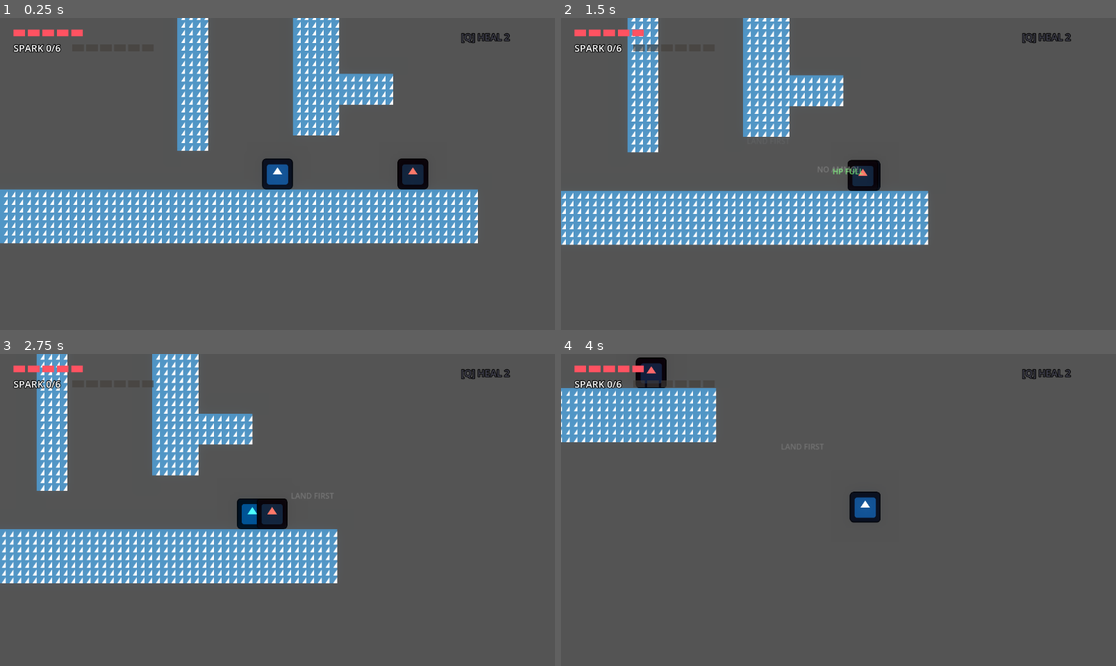
Above: before the commit, frames 1-4 (two rows, left to right).
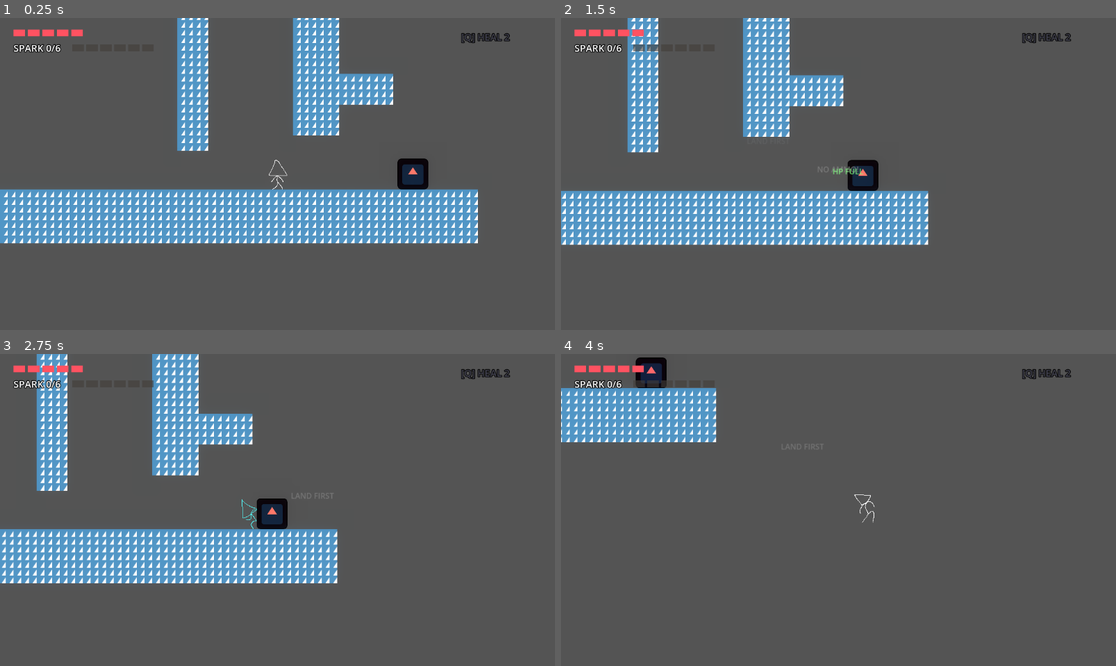
Above: after the commit, the same moments.

Repository: YllariSang/Action-Platformer-Prototype
Game: Godot game, scene res://Scenes/main.tscn
The game is run twice, just before and just after one commit, with the same random seed, the same clock (stepped at 60 frames per second) and the same inputs. The engine's default icon, where the game draws it, is replaced by a stand-in: a white triangle on a blue panel in a dark square.
Inputs (mouse positions are in pixels of both pictures, inside the frame that each line leads up to):
- Up to frame 1 (0.25 s): no input
- Up to frame 2 (1.5 s): tap Enter (ui_accept) at 0.5 s; move the mouse to (960, 158) at 0.52 s; press the mouse at (960, 158) at 0.53 s; hold D (right) from 0.53 s (still down); tap Space (jump) at 0.77 s; tap Q (heal) at 0.8, 1.35 s; move the mouse to (727, 189) at 1.27 s; release the mouse at (727, 189) at 1.28 s
- Up to frame 3 (2.75 s): tap Space (jump) at 1.52 s; click (166, 525) at 1.55 s; move the mouse to (333, 441) at 2.02 s; release D (right) at 2.03 s; press the mouse at (333, 441) at 2.03 s; hold A (left) from 2.03 s (still down); tap Q (heal) at 2.3 s
- Up to frame 4 (4 s): move the mouse to (810, 572) at 2.77 s; release A (left) at 2.78 s; release the mouse at (810, 572) at 2.78 s; hold D (right) from 2.78 s (still down); tap Shift (dash) at 2.85 s; tap Space (jump) at 3.02, 3.77 s; click (810, 572) at 3.05 s; move the mouse to (1005, 556) at 3.52 s; hold Q (heal) from 3.53 s (still down)

The runs differ from the first frame. In frame 1, 0.6% of the frame differs, in the area x 47-53%, y 44-56%; in frame 2, less than 0.1%; in frame 3, 0.4%; in frame 4, 0.6%.

Commit message:
feat: wire owner-supplied player poses

Diff:
--- a/Scenes/player.tscn
+++ b/Scenes/player.tscn
@@ -2,7 +2,7 @@
 
 [ext_resource type="Script" uid="uid://cxpdc72uahs6q" path="res://Scripts/player.gd" id="1_onrkg"]
 [ext_resource type="PackedScene" uid="uid://ipabj7iof7sc" path="res://Scenes/bullet.tscn" id="2_hqtel"]
-[ext_resource type="Texture2D" uid="uid://b36jrcya87ivr" path="res://icon.svg" id="2_i3pqv"]
+[ext_resource type="Texture2D" path="res://Assets/Idle.png" id="2_i3pqv"]
 [ext_resource type="PackedScene" uid="uid://c2blw2s7g5vlk" path="res://Scenes/railgun_bullet.tscn" id="3_fkybt"]
 [ext_resource type="Script" uid="uid://b5nmc6xponcw5" path="res://Scripts/camera.gd" id="4_hqtel"]
 
@@ -58,6 +58,7 @@
 radius = 55.0
 
 [node name="Player" type="CharacterBody2D" groups=["player"]]
+texture_filter = 1
 script = ExtResource("1_onrkg")
 bullet_scene = ExtResource("2_hqtel")
 railgun_scene = ExtResource("3_fkybt")
@@ -65,17 +66,14 @@
 recoil_force = 900.0
 
 [node name="Sprite2D" type="Sprite2D" parent="."]
-scale = Vector2(0.5, 0.5)
 texture = ExtResource("2_i3pqv")
 
 [node name="SparkFire" type="GPUParticles2D" parent="Sprite2D"]
 material = SubResource("CanvasItemMaterial_fkybt")
-scale = Vector2(2, 2)
 amount = 55
 process_material = SubResource("ParticleProcessMaterial_3smsa")
 
 [node name="HealFire" type="GPUParticles2D" parent="Sprite2D"]
-scale = Vector2(2, 2)
 amount = 40
 emitting = false
 one_shot = true
--- a/Scripts/player.gd
+++ b/Scripts/player.gd
@@ -76,6 +76,24 @@
 # that decide whether the player is free to act.
 enum State { IDLE, ATTACK, PARRY, DASH, RECOVERY, HEALING, DEAD }
 var current_state = State.IDLE
+
+## Placeholder pose textures exported from the owner-supplied Aseprite sources.
+## They are deliberately still plain Sprite2D textures: each source currently
+## contains one frame, and swapping textures lets the art be exercised without
+## pretending that a one-frame file is an animation.
+const IDLE_TEXTURE: Texture2D = preload("res://Assets/Idle.png")
+const RUN_TEXTURE: Texture2D = preload("res://Assets/Run.png")
+const JUMP_TEXTURE: Texture2D = preload("res://Assets/Jump.png")
+const FALL_TEXTURE: Texture2D = preload("res://Assets/Fall.png")
+const DASH_TEXTURE: Texture2D = preload("res://Assets/Dash.png")
+const PARRY_TEXTURE: Texture2D = preload("res://Assets/Parry.png")
+const RECOVERY_TEXTURE: Texture2D = preload("res://Assets/Recovery.png")
+const HEAL_TEXTURE: Texture2D = preload("res://Assets/heal.png")
+const HURT_TEXTURE: Texture2D = preload("res://Assets/Hurt.png")
+const DEATH_TEXTURE: Texture2D = preload("res://Assets/Death.png")
+const SHOOT_TEXTURE: Texture2D = preload("res://Assets/shoot.png")
+const RAILGUN_TEXTURE: Texture2D = preload("res://Assets/Railgun.png")
+
 var current_ammo: int = 0
 var facing_direction: int = 1
 var can_parry: bool = true
@@ -93,6 +111,16 @@
 var hp: int = 5
 var invuln_timer: float = 0.0
 var is_dead: bool = false
+
+## Damage is not a committed gameplay state, but it still needs a brief pose.
+## This timer is visual only and never changes movement or input rules.
+var _hurt_pose_left: float = 0.0
+## The flattened shoot/railgun placeholders are full-body poses. Record whether
+## the shot began from a deliberate standstill so moving shots can keep their
+## locomotion pose instead of snapping the entire body into a standing frame.
+var _shot_uses_full_body_pose: bool = false
+var _shot_pose: Texture2D = SHOOT_TEXTURE
+var _shot_facing: int = 1
 
 ## Bumped whenever a heal channel ends, for any reason. The channel coroutine
 ## holds the token it started with and bails once it no longer matches, which
@@ -195,6 +223,7 @@
 	parry_box.monitorable = false
 	heal_fire.emitting = false
 	SpriteFeedback.attach(sprite)
+	sprite.texture = IDLE_TEXTURE
 
 	if not dash_timer.timeout.is_connected(_on_dash_timer_timeout):
 		dash_timer.timeout.connect(_on_dash_timer_timeout)
@@ -212,7 +241,10 @@
 	# A dead player keeps falling (so the body drops) but takes no input.
 	if is_dead:
 		tick_invuln_blink(delta)
+		_update_visual_pose()
 		return
+
+	_hurt_pose_left = maxf(0.0, _hurt_pose_left - delta)
 
 	# Strip the horizontal push applied last frame. Without this it would be
 	# read back as part of velocity.x by move_toward() and compound every frame.
@@ -279,6 +311,8 @@
 			try_to_heal()
 	else:
 		_heal_locked = false
+
+	_update_visual_pose()
 
 # --- MOVEMENT LOGIC ---
 func handle_movement_and_jumps():
@@ -359,7 +393,7 @@
 
 func fire_normal_shot():
 	if current_ammo > 0:
-		spawn_bullet(bullet_scene, 1, shot_recoil_mult)
+		spawn_bullet(bullet_scene, 1, shot_recoil_mult, SHOOT_TEXTURE)
 		current_ammo -= 1
 		update_ui()
 	else:
@@ -367,7 +401,7 @@
 
 func fire_railgun():
 	if current_ammo >= railgun_cost:
-		spawn_bullet(railgun_scene, 2.0, railgun_recoil_mult)
+		spawn_bullet(railgun_scene, 2.0, railgun_recoil_mult, RAILGUN_TEXTURE)
 		current_ammo -= railgun_cost
 		update_ui()
 		spawn_popup("RAILGUN!", Color(0, 1, 1))
@@ -375,13 +409,16 @@
 		spawn_popup("NEED 3 SPARKS!", Color(1, 0, 0))
 		fire_normal_shot()
 
-func spawn_bullet(scene_to_spawn, shake_amount, recoil_mult):
+func spawn_bullet(scene_to_spawn, shake_amount, recoil_mult, pose: Texture2D = SHOOT_TEXTURE):
 	if not scene_to_spawn: return
 
 	current_state = State.ATTACK
+	_shot_uses_full_body_pose = _has_stationary_movement_input()
+	_shot_pose = pose
 
 	var mouse_pos = get_global_mouse_position()
 	var dir_vec = (mouse_pos - global_position).normalized()
+	_shot_facing = -1 if dir_vec.x < 0.0 else 1
 
 	var b = scene_to_spawn.instantiate()
 	get_parent().add_child(b)
@@ -488,6 +525,76 @@
 	SpriteFeedback.clear(sprite)
 	SpriteFeedback.set_tint(sprite, Color(1, 1, 1))
 
+
+## Resolve one full-body placeholder pose without allowing a brief combat action
+## to erase the player's movement read.
+##
+## The shoot and railgun sources are flattened standing poses. They are used
+## only when the player deliberately stands on the ground. While running or in
+## the air, the locomotion pose stays visible and the existing glow, recoil,
+## projectile, flash, and camera kick communicate the weapon action instead.
+func _update_visual_pose() -> void:
+	var next_texture := _locomotion_texture()
+	var override_facing := 0
+
+	match current_state:
+		State.DEAD:
+			next_texture = DEATH_TEXTURE
+		State.DASH:
+			next_texture = DASH_TEXTURE
+		State.PARRY:
+			next_texture = PARRY_TEXTURE
+			override_facing = -1 if get_global_mouse_position().x < global_position.x else 1
+		State.RECOVERY:
+			next_texture = RECOVERY_TEXTURE
+		State.HEALING:
+			next_texture = HEAL_TEXTURE
+		State.ATTACK:
+			if _shot_uses_full_body_pose and _has_stationary_movement_input():
+				next_texture = _shot_pose
+				override_facing = _shot_facing
+		State.IDLE:
+			# Charging is a modifier, not a movement state. Only a grounded,
+			# motionless player uses the full-body railgun pose; every other action
+			# keeps its own silhouette and receives the cyan charge feedback.
+			if is_charging and charge_timer > 0.1 and _can_use_stationary_charge_pose():
+				next_texture = RAILGUN_TEXTURE
+				override_facing = -1 if get_global_mouse_position().x < global_position.x else 1
+
+	# Hurt is a short visual overlay rather than a state. Death remains absolute.
+	if _hurt_pose_left > 0.0 and current_state != State.DEAD:
+		next_texture = HURT_TEXTURE
+
+	if sprite.texture != next_texture:
+		sprite.texture = next_texture
+
+	if override_facing != 0:
+		sprite.flip_h = override_facing < 0
+	else:
+		sprite.flip_h = facing_direction < 0
+
+
+func _locomotion_texture() -> Texture2D:
+	if not is_on_floor():
+		return JUMP_TEXTURE if velocity.y < -20.0 else FALL_TEXTURE
+	if absf(Input.get_axis("left", "right")) > 0.05:
+		return RUN_TEXTURE
+	return IDLE_TEXTURE
+
+
+## Input, not raw velocity, decides intent here. A stationary shot applies
+## recoil immediately; counting that recoil as movement would show the shoot
+## pose for one frame and then discard it even though the player never ran.
+func _has_stationary_movement_input() -> bool:
+	return is_on_floor() and absf(Input.get_axis("left", "right")) <= 0.05
+
+
+## Unlike the short firing pose, a charge loop should not appear while recoil
+## or another force is still sliding the player across the floor.
+func _can_use_stationary_charge_pose() -> bool:
+	return _has_stationary_movement_input() and absf(velocity.x) <= 20.0
+
+
 func try_to_parry():
 	# IDLE is the only uncommitted state: ATTACK is the shot recovery, PARRY
 	# and DASH are the parry itself, and RECOVERY and HEALING are commitments
@@ -600,6 +707,7 @@
 	# A hit can knock the last heart off even mid-recovery, so clamp here and
 	# let die() run rather than bailing out partway through the feedback.
 	hp = max(hp - amount, 0)
+	_hurt_pose_left = 0.16
 	# Being hit interrupts a heal. This is the cost that makes standing still
 	# worth something: the channel is only safe in a gap between shots, so
 	# healing is something you find an opening for rather than mash on.
Binary file added: Assets/Dash.ase
Binary file added: Assets/Dash.png
Not shown, added: Assets/Dash.png.import
Binary file added: Assets/Death.ase
Binary file added: Assets/Death.png
Not shown, added: Assets/Death.png.import
Binary file added: Assets/Fall.ase
Binary file added: Assets/Fall.png
Not shown, added: Assets/Fall.png.import
Binary file added: Assets/Hurt.ase
Binary file added: Assets/Hurt.png
Not shown, added: Assets/Hurt.png.import
(and 24 more such lines)
